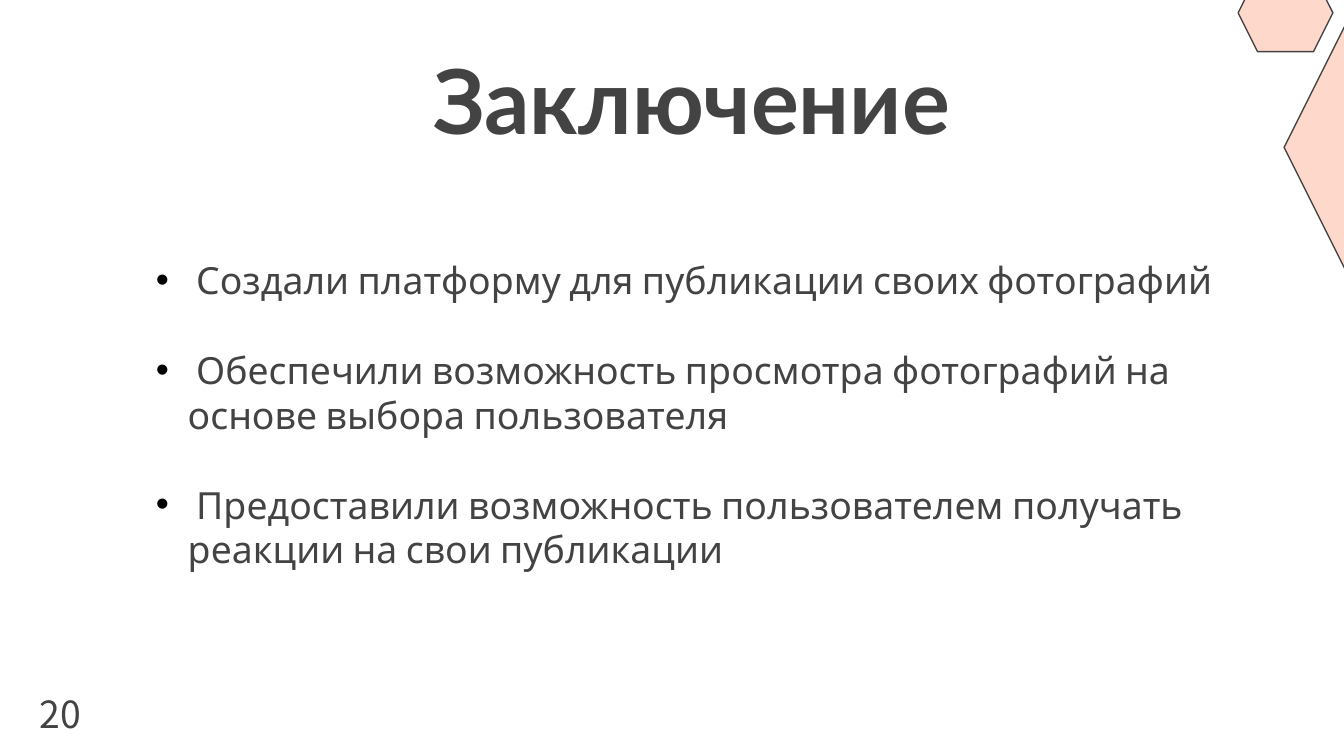
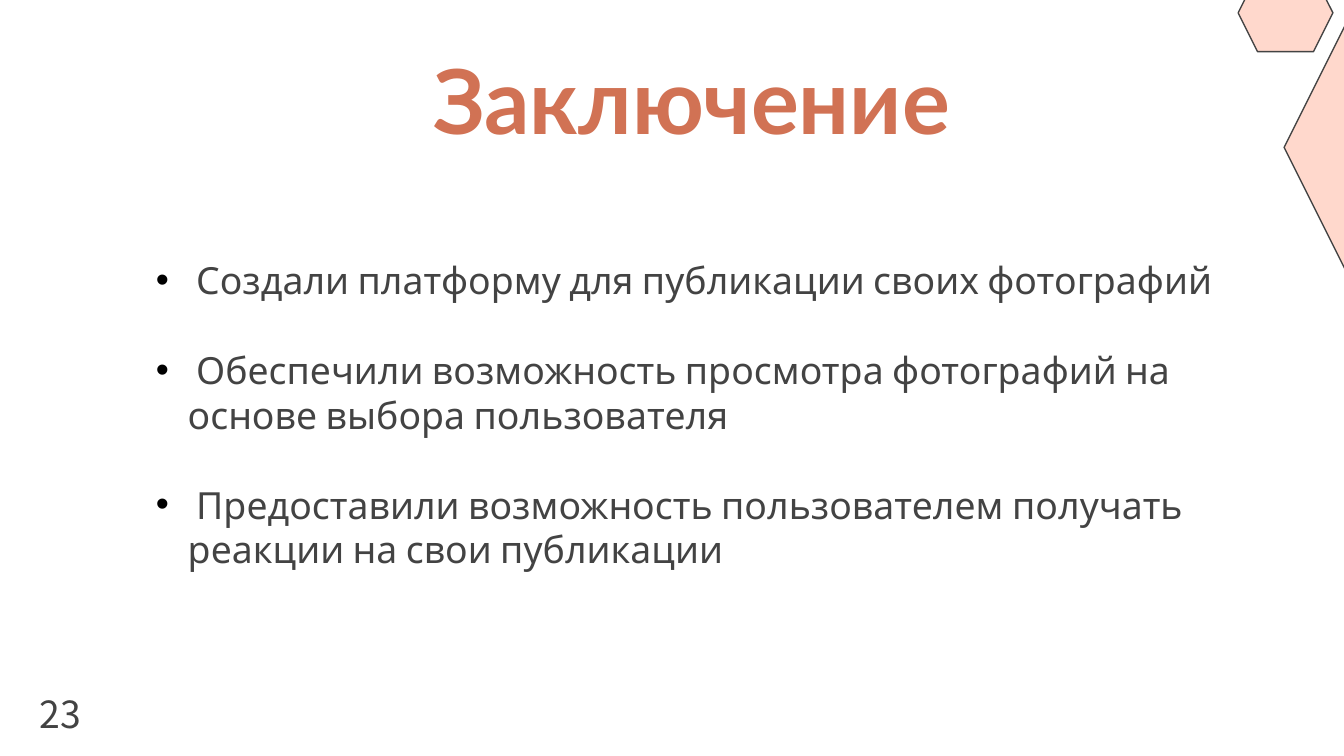
Before and after one commit to Puroktor/PicStorm, a slide deck: slide 23 of docs/PicStorm_Slides.pptx (slide 20 before the commit). Drawn at 1344x756 pixels with LibreOffice and Linux fonts; fonts in the diff are those of the drawing. Boxes give left, top, right and bottom in pixels: in the first picture for what was removed or moved away, otherwise in the second. Text is boxed around its words. In the diff, an @@ line names an element or a change of style, - is before the commit and + after.

```diff
--- a/docs/PicStorm_Slides.pptx
+++ b/docs/PicStorm_Slides.pptx
@@ text "Заключение" at bbox=[433, 68, 950, 135]: text colour #434343 to #D17254 @@
@@ text at bbox=[40, 700, 81, 729]: text changed @@
-20
+23
```
Also in this commit, not shown: 16 other slides changed, 4 slides added, 1 slide removed, 8 other files.
